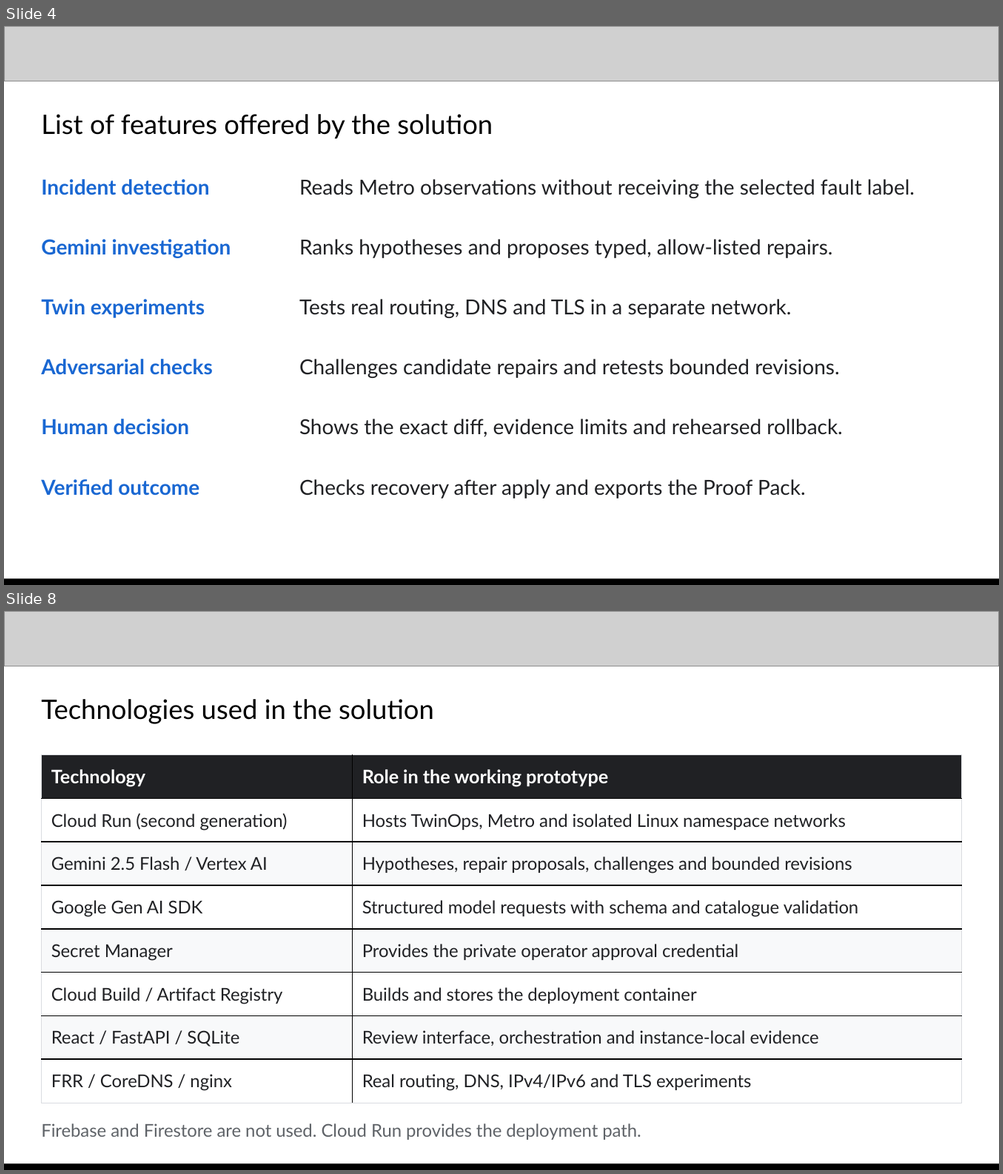
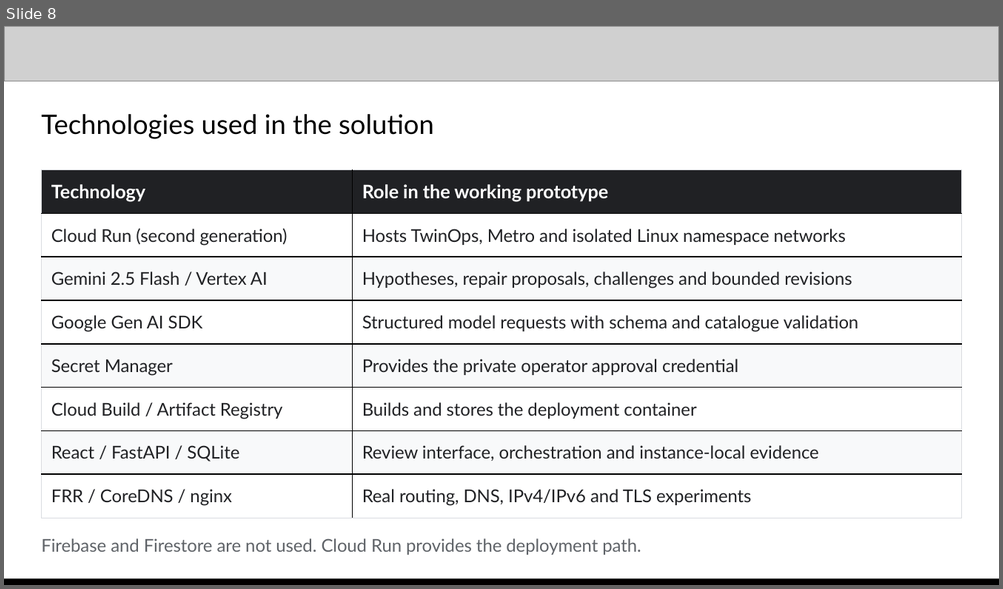
Before and after one commit to prabhakarcs786/twinops, a slide deck: docs/TwinOps_Deck.pptx. Shown one above the other, each under a label of ours: slides 4 and 8 before the commit, slide 8 after it; the slides between them are not shown. The pictures are 1003x1174 and 1003x589 pixels, drawn with LibreOffice and Linux fonts; fonts in the diff are those of the drawing; grey boxes stand for pictures. Boxes give left, top, right and bottom in pixels: in the first picture for what was removed or moved away, otherwise in the second. Text is boxed around its words. In the diff, an @@ line names an element or a change of style, - is before the commit and + after.

Commit message:
Make the submission deck explain the complete TwinOps workflow

```diff
--- a/docs/TwinOps_Deck.pptx
+++ b/docs/TwinOps_Deck.pptx
@@ slide 4 removed at [4, 26, 999, 585], background #FFFFFF @@
@@ picture removed at [4, 26, 999, 81] @@
@@ text removed at [41, 114, 492, 139] @@
-List of features offered by the solution
@@ text removed at [41, 179, 209, 195] @@
-Incident detection
@@ text removed at [299, 179, 914, 198] @@
-Reads Metro observations without receiving the selected fault label.
@@ text removed at [41, 239, 231, 258] @@
-Gemini investigation
@@ text removed at [299, 239, 833, 258] @@
-Ranks hypotheses and proposes typed, allow-listed repairs.
@@ text removed at [41, 299, 205, 318] @@
-Twin experiments
@@ text removed at [299, 299, 791, 318] @@
-Tests real routing, DNS and TLS in a separate network.
@@ text removed at [41, 359, 213, 375] @@
-Adversarial checks
@@ text removed at [299, 359, 839, 378] @@
-Challenges candidate repairs and retests bounded revisions.
@@ text removed at [41, 419, 190, 435] @@
-Human decision
@@ text removed at [299, 419, 842, 437] @@
-Shows the exact diff, evidence limits and rehearsed rollback.
@@ text removed at [41, 480, 199, 496] @@
-Verified outcome
@@ text removed at [299, 480, 805, 499] @@
-Checks recovery after apply and exports the Proof Pack.
@@ picture removed at [4, 579, 999, 585] @@
@@ rectangle removed at [4, 579, 999, 585] @@
```
Also in this commit, not shown: 4 slides changed, 5 slides added, 4 other slides removed, 25 other files.
